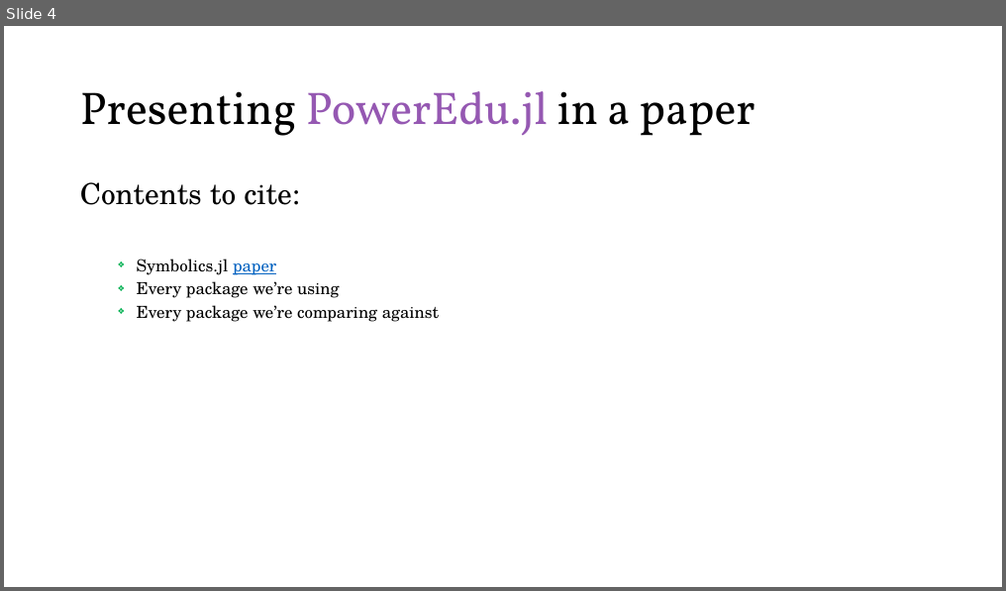
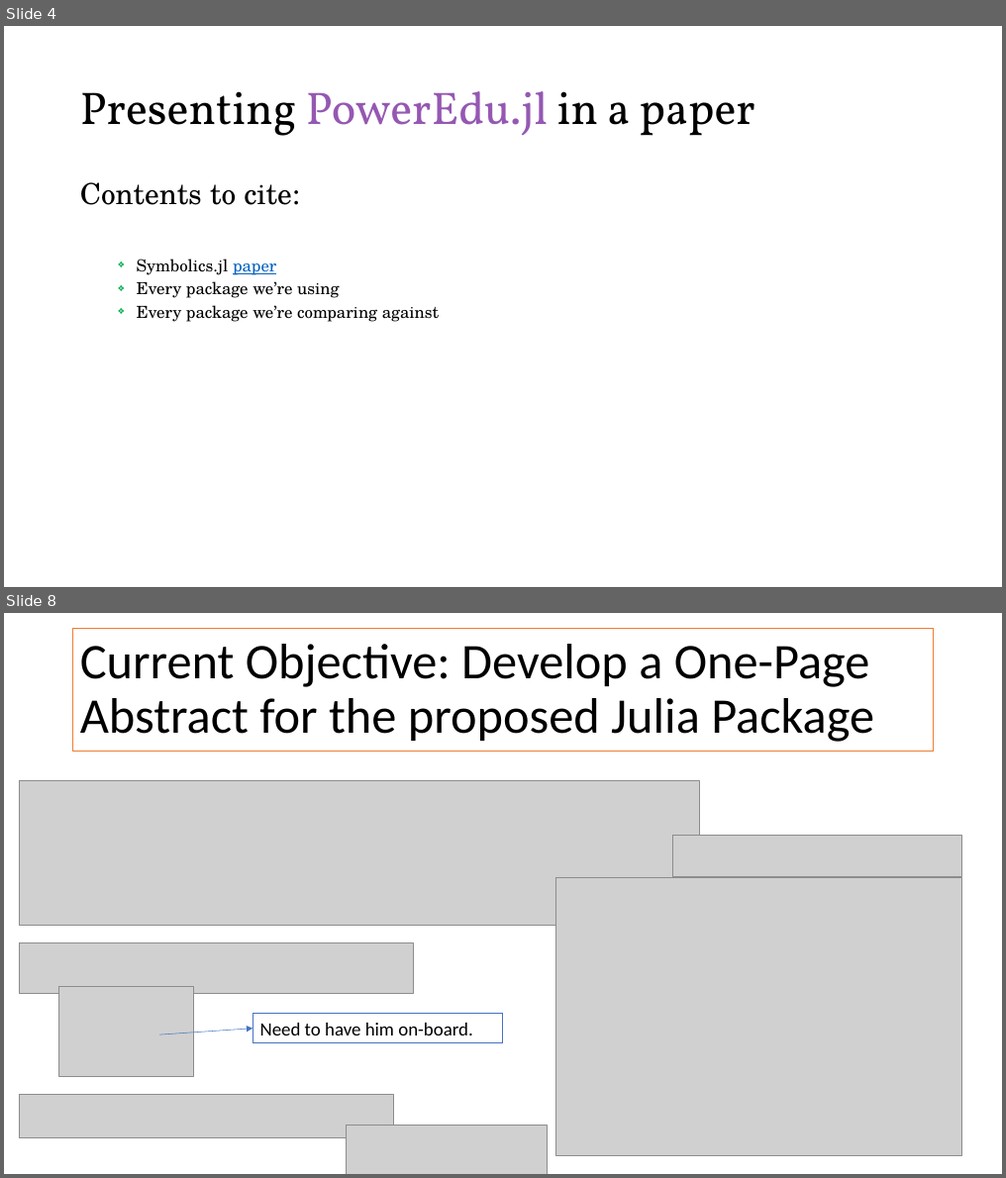
Before and after one commit to Realife-Brahmin/OriginalDocsHub, a slide deck: ee521/plan_for_ee521_in_julia/ee521_julia_plan.pptx. Shown one above the other, each under a label of ours: slide 4 before the commit, slides 4 and 8 after it; the slides between them are not shown. The pictures are 1006x591 and 1006x1178 pixels, drawn with LibreOffice and Linux fonts; fonts in the diff are those of the drawing; grey boxes stand for pictures. Boxes give left, top, right and bottom in pixels: in the first picture for what was removed or moved away, otherwise in the second. Text is boxed around its words. In the diff, an @@ line names an element or a change of style, - is before the commit and + after.

```diff
--- a/ee521/plan_for_ee521_in_julia/ee521_julia_plan.pptx
+++ b/ee521/plan_for_ee521_in_julia/ee521_julia_plan.pptx
@@ slide 8 added at bbox=[4, 613, 1002, 1174], background #FFFFFF @@
@@ title added at bbox=[73, 628, 934, 752], fill #FFFFFF, outline #ED7D31 1 pt, 48 pt, text #000000 @@
+Current Objective: Develop a One-Page Abstract for the proposed Julia Package
@@ picture added at bbox=[19, 780, 699, 926] @@
@@ picture added at bbox=[672, 836, 962, 876] @@
@@ picture added at bbox=[555, 878, 961, 1157] @@
@@ picture added at bbox=[19, 943, 414, 994] @@
@@ picture added at bbox=[59, 986, 193, 1077] @@
@@ rectangle added at bbox=[252, 1014, 503, 1044], outline #4472C4 0.75 pt, 18 pt, text #000000 @@
+Need to have him on-board.
@@ arrow added from (159, 1035) to (252, 1029), #4472C4 0.5 pt @@
@@ picture added at bbox=[19, 1094, 393, 1139] @@
@@ picture added at bbox=[346, 1125, 547, 1174] @@
```
Also in this commit, not shown: 1 slide changed, 2 other slides added.
